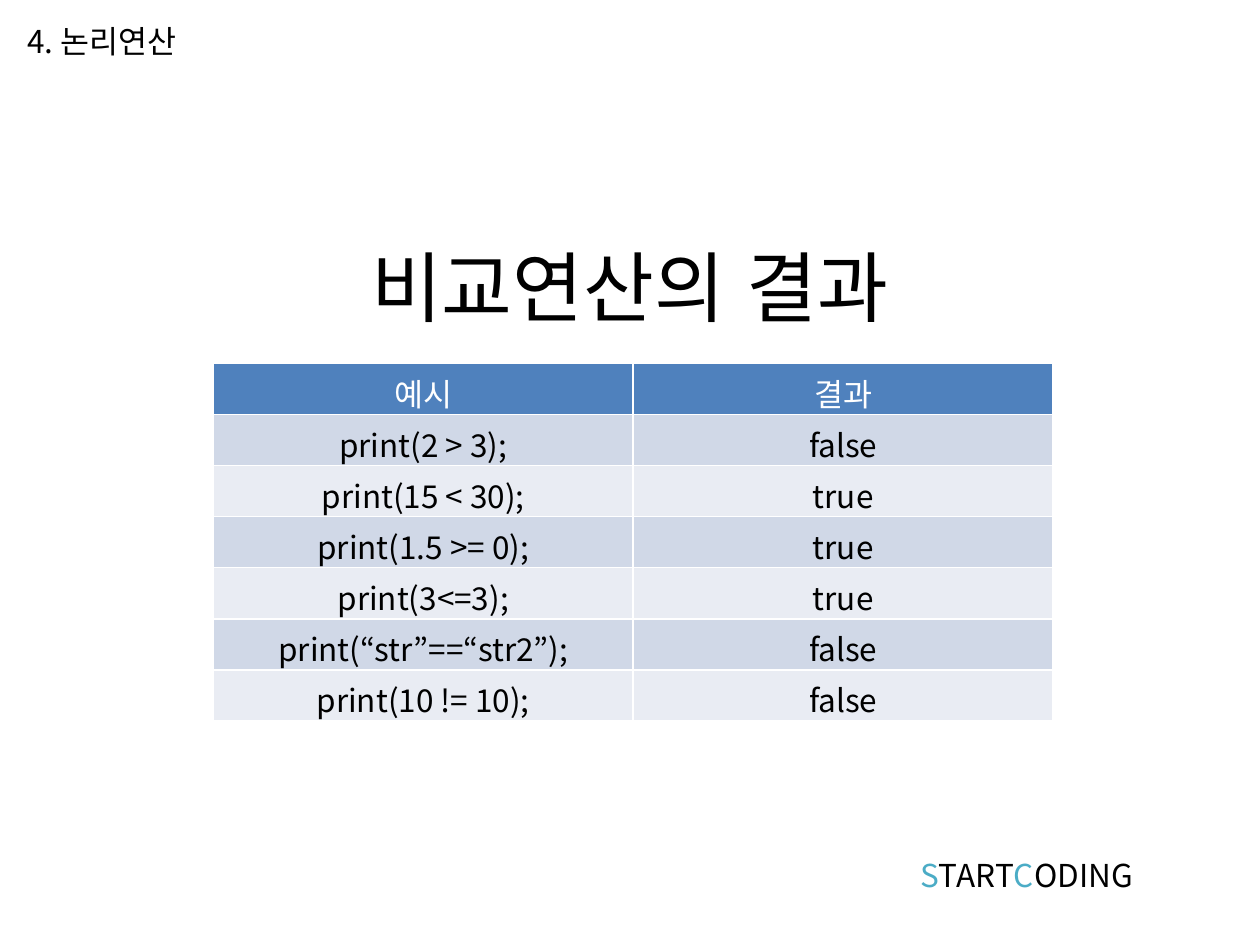
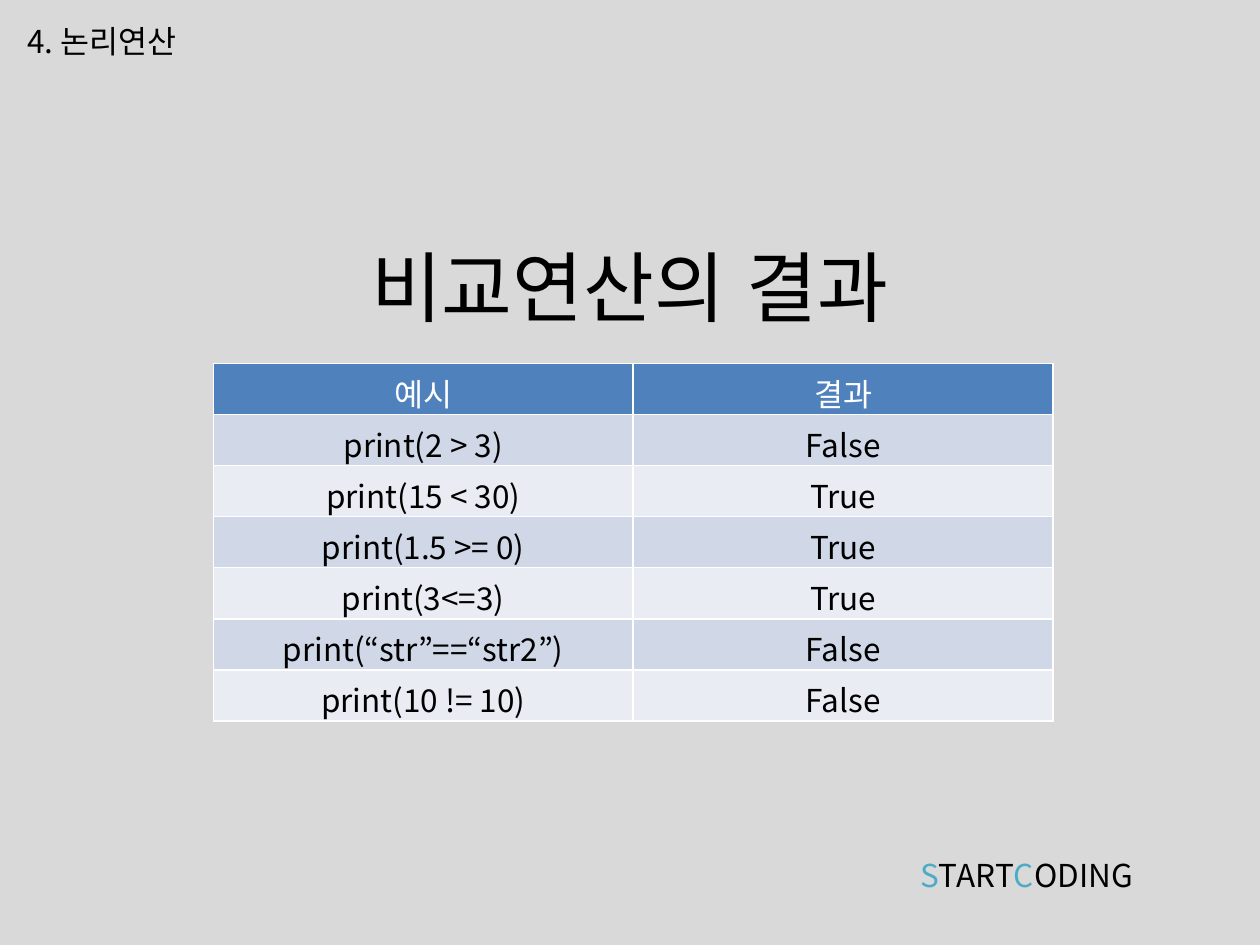
Before and after one commit to kwonkijun/python, a slide deck: slide 15 of 파이썬기초(PPT)/파이썬 기초 3강_연산과 연산자.pptx. Drawn at 1260x945 pixels with LibreOffice and Linux fonts; fonts in the diff are those of the drawing. Boxes give left, top, right and bottom in pixels: in the first picture for what was removed or moved away, otherwise in the second. Text is boxed around its words. In the diff, an @@ line names an element or a change of style, - is before the commit and + after.

```diff
--- a/파이썬기초(PPT)/파이썬 기초 3강_연산과 연산자.pptx
+++ b/파이썬기초(PPT)/파이썬 기초 3강_연산과 연산자.pptx
@@ background #FFFFFF to #D9D9D9 @@
@@ table at bbox=[213, 363, 1052, 724] @@
-row 2, column 1: print(2 > 3);
+row 2, column 1: print(2 > 3)
-row 2, column 2: false
+row 2, column 2: False
-row 3, column 1: print(15 < 30);
+row 3, column 1: print(15 < 30)
-row 3, column 2: true
+row 3, column 2: True
-row 4, column 1: print(1.5 >= 0);
+row 4, column 1: print(1.5 >= 0)
-row 4, column 2: true
+row 4, column 2: True
-row 5, column 1: print(3<=3);
+row 5, column 1: print(3<=3)
-row 5, column 2: true
+row 5, column 2: True
-row 6, column 1: print(“str”==“str2”);
+row 6, column 1: print(“str”==“str2”)
-row 6, column 2: false
+row 6, column 2: False
-row 7, column 1: print(10 != 10);
+row 7, column 1: print(10 != 10)
-row 7, column 2: false
+row 7, column 2: False
```
Also in this commit, not shown: 20 other slides changed, 1 other file.
